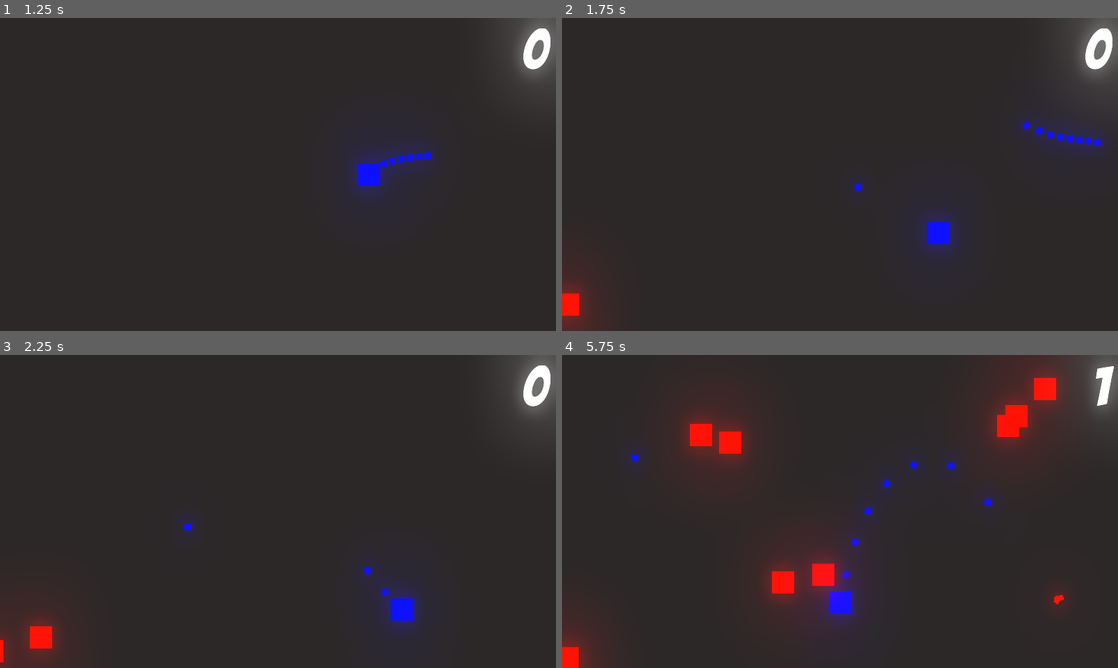
Above: before the commit, frames 1-4 (two rows, left to right).
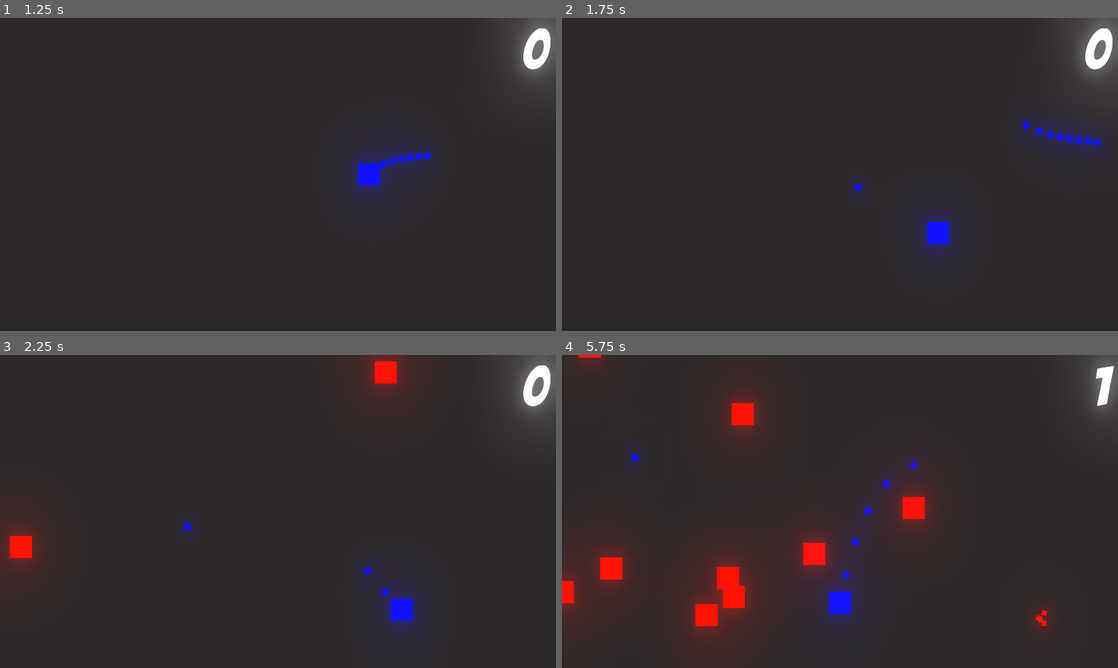
Above: after the commit, the same moments.

Repository: Daniel5772/Programmieren_Note
Game: Godot game, scene res://Level/Level 1.tscn
Two runs of this game, one before a commit and one after it. Both use one fixed random seed, a clock stepped at 60 frames per second and the inputs below.
Inputs (mouse positions are in pixels of both pictures, inside the frame that each line leads up to):
- Up to frame 1 (1.25 s): tap Enter at 0.5 s; move the mouse to (400, 158) at 0.52 s; press the mouse at (400, 158) at 0.53 s; hold D (move_right) from 0.53 s (still down)
- Up to frame 2 (1.75 s): move the mouse to (728, 190) at 1.27 s; release D (move_right) at 1.28 s; release the mouse at (728, 190) at 1.28 s; hold S (move_down) from 1.28 s (still down); click (728, 190) at 1.35 s
- Up to frame 3 (2.25 s): move the mouse to (333, 442) at 2.02 s; release S (move_down) at 2.03 s; press the mouse at (333, 442) at 2.03 s; hold D (move_right) from 2.03 s (still down)
- Up to frame 4 (5.75 s): move the mouse to (812, 574) at 2.77 s; release D (move_right) at 2.78 s; release the mouse at (812, 574) at 2.78 s; hold W (move_up) 2.78-3.53 s; click (812, 574) at 2.85 s; move the mouse to (1006, 558) at 3.52 s; press the mouse at (1006, 558) at 3.53 s; hold A (move_left) 3.53-5.03 s; move the mouse to (673, 464) at 4.27 s; release the mouse at (673, 464) at 4.28 s; click (673, 464) at 4.35 s; move the mouse to (867, 511) at 5.02 s; press the mouse at (867, 511) at 5.03 s; hold S (move_down) from 5.03 s (still down)

Frame 1 is identical in both runs. In frame 2, 0.9% of the frame differs, in the area x 0-6%, y 82-100%; in frame 3, 3.6%; in frame 4, 12%, in the area x 0-91%, y 0-100%.

Commit message:
enemy spawning verbessert

Diff:
--- a/Level/Level 1.gd
+++ b/Level/Level 1.gd
@@ -14,7 +14,7 @@
 func _on_Enemy_spawn_timer_timeout():
 	var enemy_position = Vector2(rand_range(-160, 670), rand_range(-90, 390))
 
-	while enemy_position.x < 640 and enemy_position.x > -80 or enemy_position.y < 360 and enemy_position.y > -45:
+	while enemy_position.x < 640 and enemy_position.x > -80 and enemy_position.y < 360 and enemy_position.y > -45:
 		enemy_position = Vector2(rand_range(-160, 670), rand_range(-90, 390))
 
 	Global.instance_node(enemy_1, enemy_position, self)
